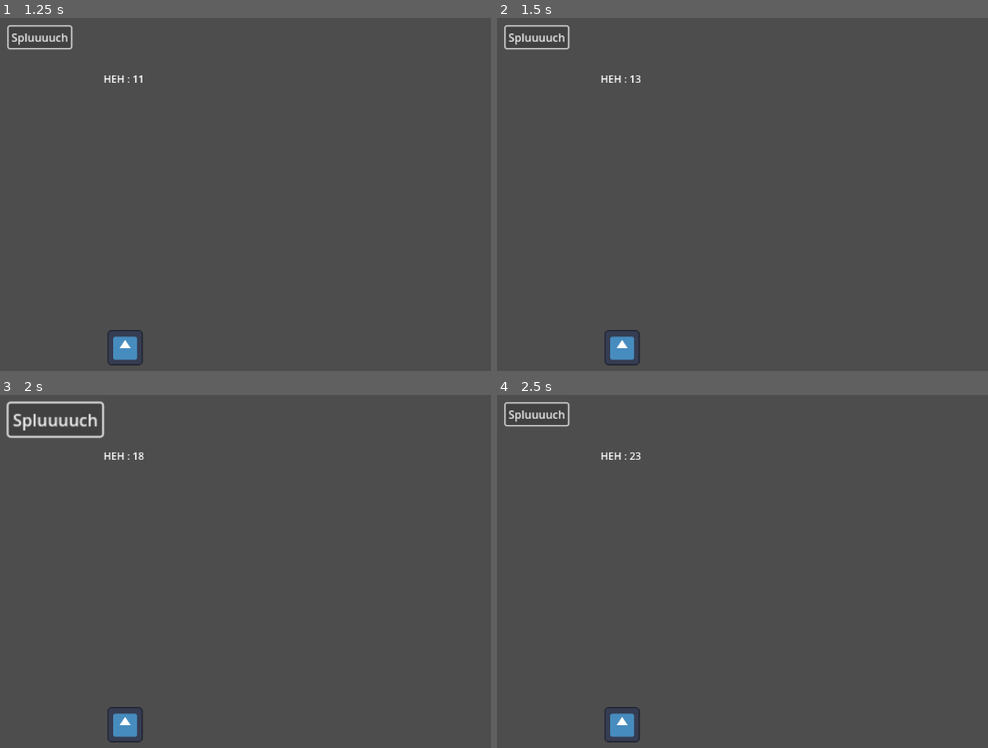
Above: before the commit, frames 1-4 (two rows, left to right).
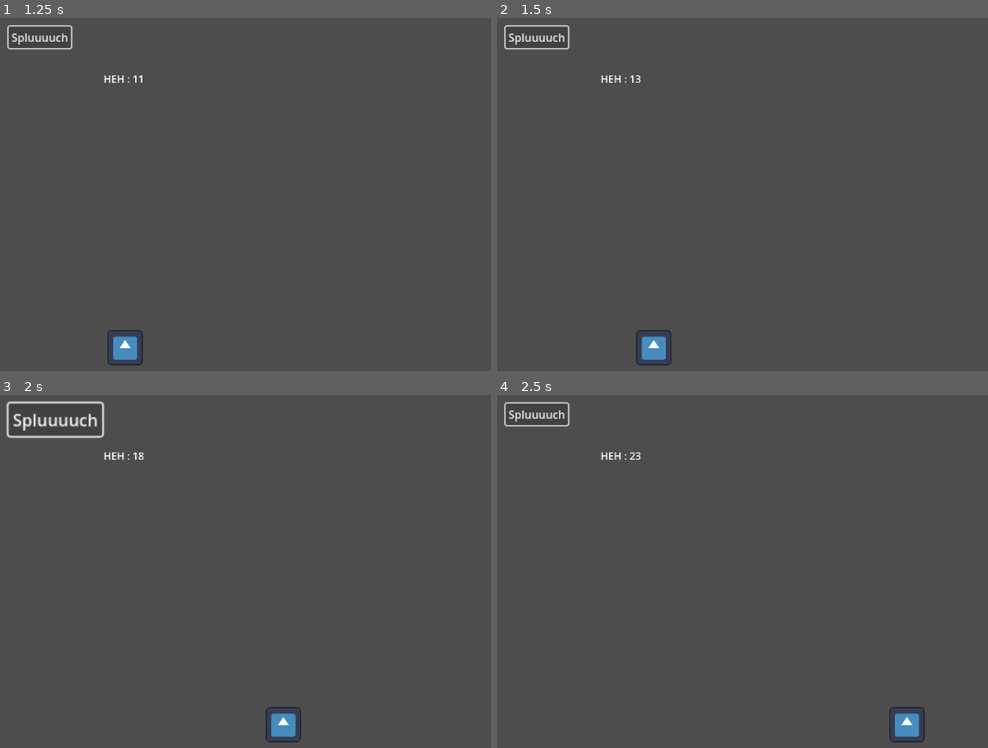
Above: after the commit, the same moments.

Repository: elias-bina/the-tipping-point
Game: Godot game, scene res://Level1.tscn
The game is run twice, just before and just after one commit, with the same random seed, the same clock (stepped at 60 frames per second) and the same inputs. The engine's default icon, where the game draws it, is replaced by a stand-in: a white triangle on a blue panel in a dark square.
Inputs:
- Up to frame 1 (1.25 s): click "Spluuuuch" at 0.5 s
- Up to frame 2 (1.5 s): hold D (player_right) from 1.28 s (still down)
- Up to frame 3 (2 s): keep holding D (player_right)
- Up to frame 4 (2.5 s): release D (player_right) at 2.03 s; hold S (player_down) from 2.03 s (still down)

Frame 1 is identical in both runs. In frame 2, 0.9% of the frame differs, in the area x 21-36%, y 88-99%; in frame 3, 0.9%, in the area x 21-62%, y 88-99%; in frame 4, 0.9%.

Commit message:
fix: Signals Broken

Diff:
--- a/Level1.tscn
+++ b/Level1.tscn
@@ -32,5 +32,5 @@
 script = ExtResource("2_21gp4")
 
 [connection signal="ferme_ta_gueule" from="InputManager" to="Label" method="_on_input_manager_ferme_ta_gueule"]
-[connection signal="move_horizontal_update" from="InputManager" to="Sprite2D" method="_on_input_manager_move_vertical_update"]
-[connection signal="move_vertical_update" from="InputManager" to="Sprite2D" method="_on_input_manager_move_horizontal_update"]
+[connection signal="move_horizontal_update" from="InputManager" to="Sprite2D" method="_on_input_manager_move_horizontal_update"]
+[connection signal="move_vertical_update" from="InputManager" to="Sprite2D" method="_on_input_manager_move_vertical_update"]
--- a/normal-man.gd
+++ b/normal-man.gd
@@ -5,16 +5,6 @@
 
 const max_speed: int = 400
 const acceleration_frames: int = 10
-
-var speed: int = 0
-var prev_speed: int = 0
-var target_speed: int = 0
-
-var accelerate: bool = false
-var decelerate: bool = false
-
-
-
 
 var depl_dir: Vector2i = Vector2i(0,0)
 
@@ -24,6 +14,8 @@
 
 func _process(delta: float) -> void:
 
+
+	print(target_velocity)
 
 	if sign(target_velocity.x - curr_velocity.x) == sign(target_velocity.x - prev_velocity.x) and sign(target_velocity.y - curr_velocity.y) == sign(target_velocity.y - prev_velocity.y):
 		curr_velocity += (target_velocity - prev_velocity) / acceleration_frames
@@ -36,10 +28,10 @@
 func _on_input_manager_move_vertical_update(move_y: int) -> void:
 	print("BOUGE GERALDINE : %d" % move_y)
 	depl_dir.y = move_y
-	target_velocity.y = depl_dir.y * target_speed
+	target_velocity.y = depl_dir.y * max_speed
 
 
 func _on_input_manager_move_horizontal_update(move_x: int) -> void:
 	print("BOUGE GERMAIN : %d" %move_x)
 	depl_dir.x = move_x
-	target_velocity.x = depl_dir.x * target_speed
+	target_velocity.x = depl_dir.x * max_speed
